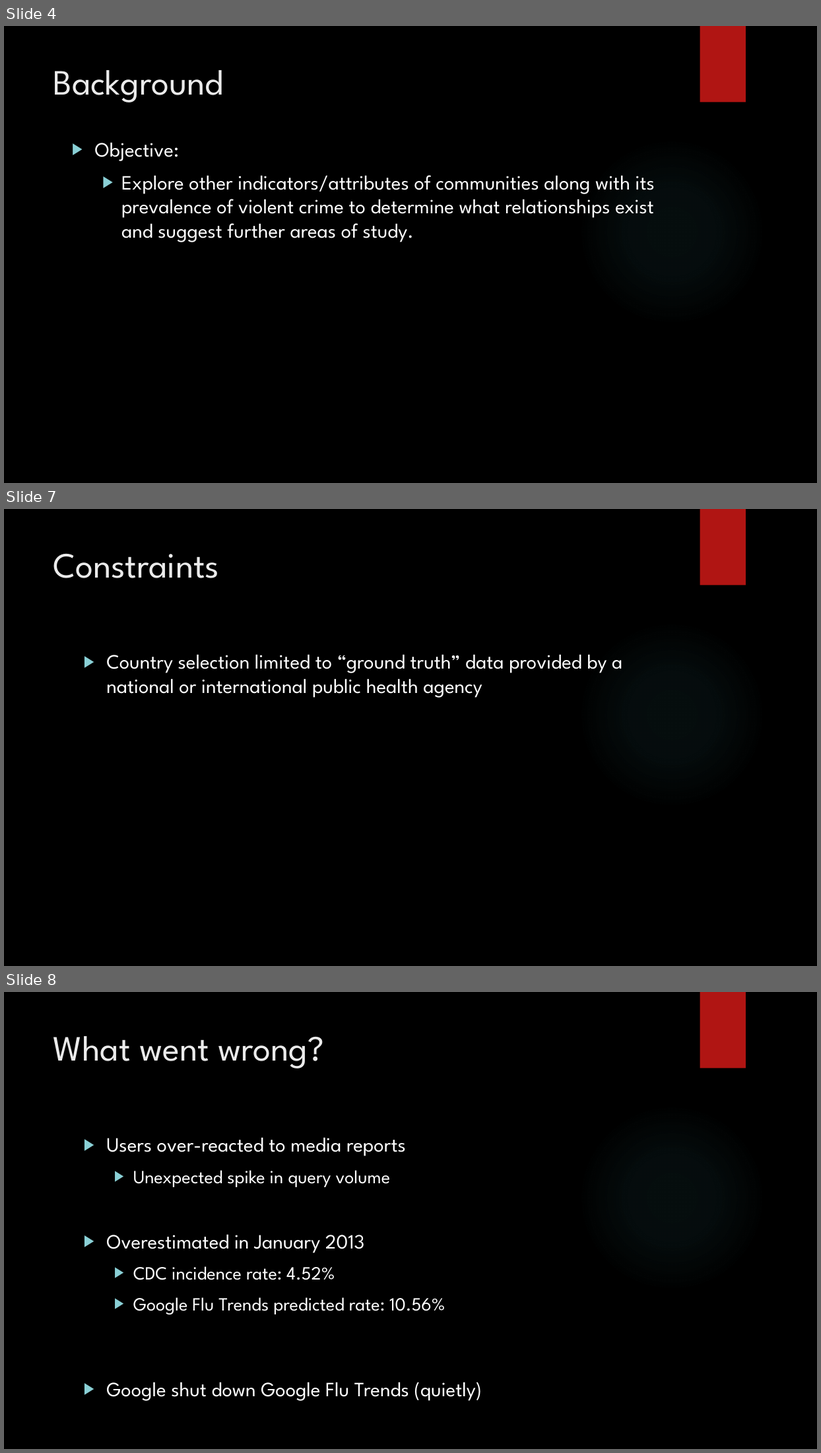
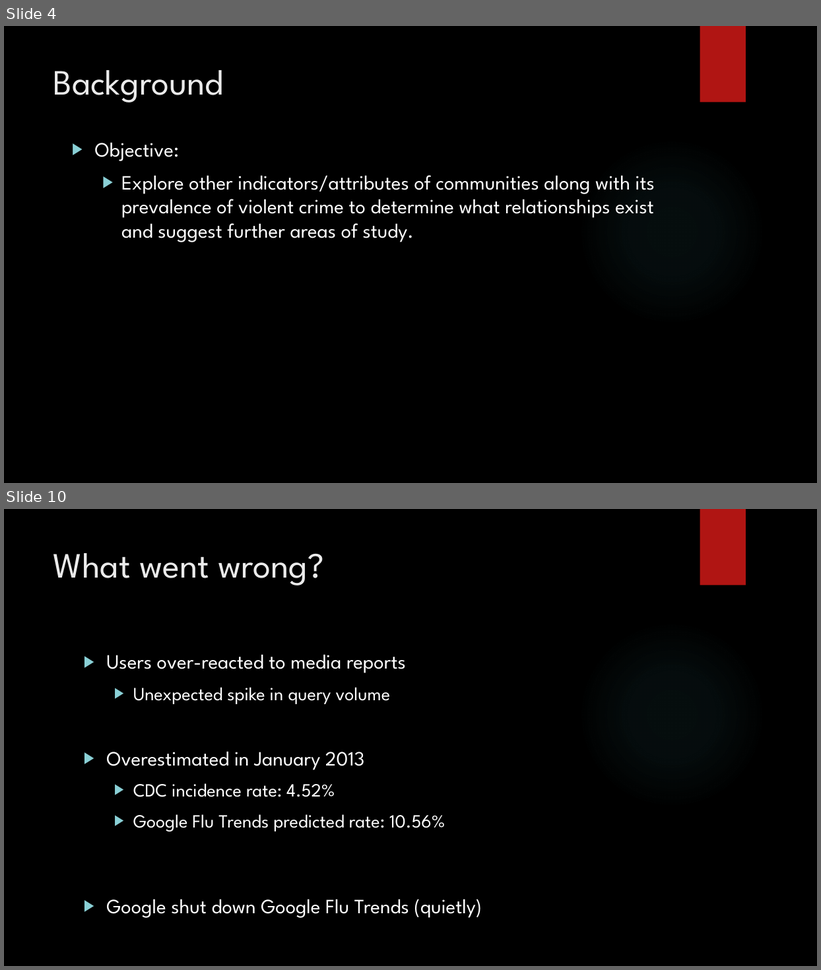
Before and after one commit to Polo08816/DataMining, a slide deck: GroupProject/GroupProject.pptx. Shown one above the other, each under a label of ours: slides 4, 7 and 8 before the commit, slides 4 and 10 after it; the slides between them are not shown. The pictures are 821x1453 and 821x970 pixels, drawn with LibreOffice and Linux fonts; fonts in the diff are those of the drawing; background and template pictures are left out. Boxes give left, top, right and bottom in pixels: in the first picture for what was removed or moved away, otherwise in the second. Text is boxed around its words. In the diff, an @@ line names an element or a change of style, - is before the commit and + after.

```diff
--- a/GroupProject/GroupProject.pptx
+++ b/GroupProject/GroupProject.pptx
@@ slide 7 removed at [4,509,817,966], background picture (left out); not listed: 2 template elements that a slide beside it also shows @@
@@ title removed at [54,553,220,578] @@
-Constraints
@@ text removed at [106,654,622,698] @@
-▶ Country selection limited to “ground truth” data provided by a national or international public health agency
@@ what was slide 8 is now slide 10 @@
```
Also in this commit, not shown: 5 slides added, 2 other slides removed.
